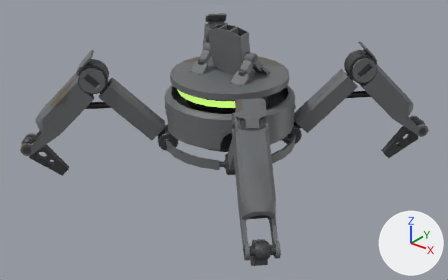
Before and after pictures for a commit that changed the FBX model BundleProject/Assets/Monsters/MechaSpider/Mesh/MechanicalSpiderMesh.fbx.
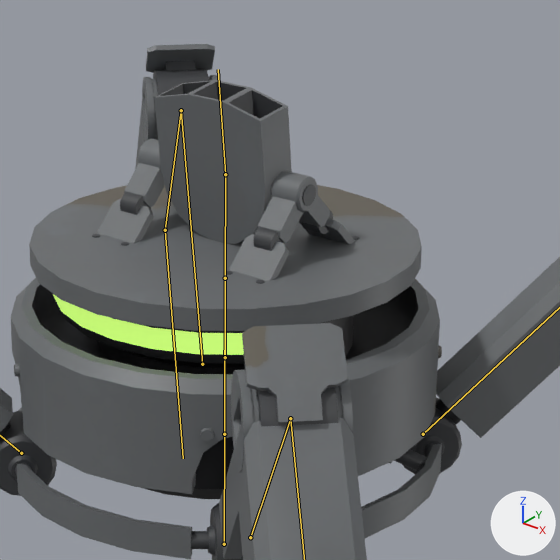
Each version is shown whole from a camera (50 mm lens) standing at (2.75, -3.508, 2.388) and looking at (0.051, -0.134, 0.296), then close up on the part from 36% to 74% of the width and 0% to 61% of the height. Every picture has the same lights, and +X, +Y and +Z are marked at lower right. Both versions are drawn at frame 29 of the action 'MechanicalSpiderArmature|MechaSpider_Aim_Pitch'; the numbers are the values there. The bones that bend it are drawn over the model as lines in the close-ups.

The first close-up shows 'MechanicalSpiderMesh'.
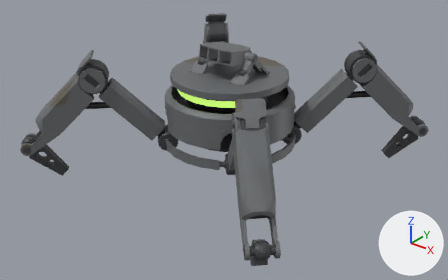
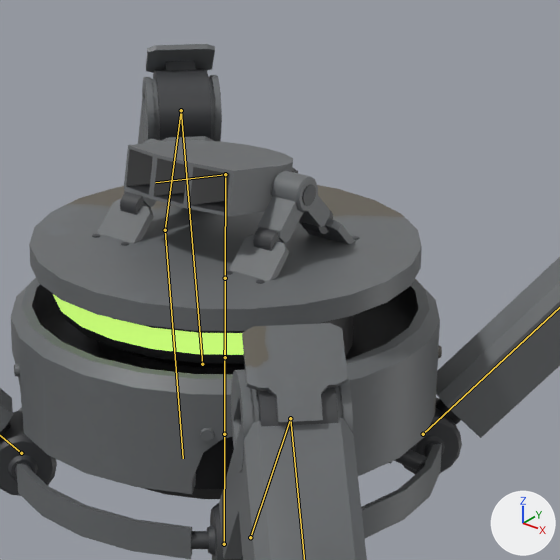
Changed parts and their boxes (x1, y1, x2, y2) in the close-ups (560 x 560 px):
'MechanicalSpiderMesh', posed: (0, 44, 560, 560) in both
bone 'Gun', root to tip: before (225, 174) to (218, 69); after (225, 174) to (155, 182)

The change in detail:
Bone 'Gun' (bone_gun) turns from (83, 0, 0) to (10, 0, 0) degrees about its own x, y and z.
